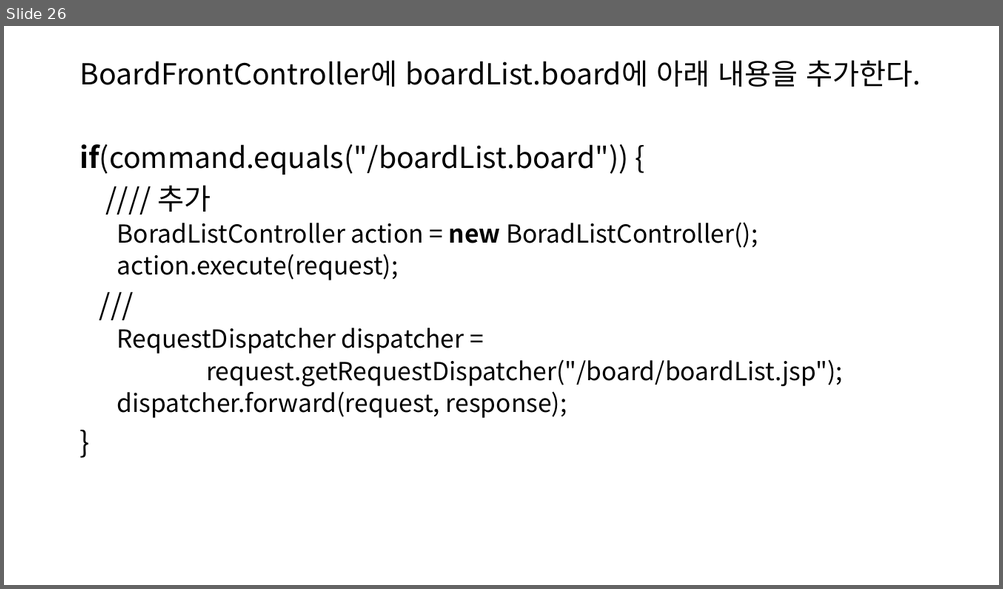
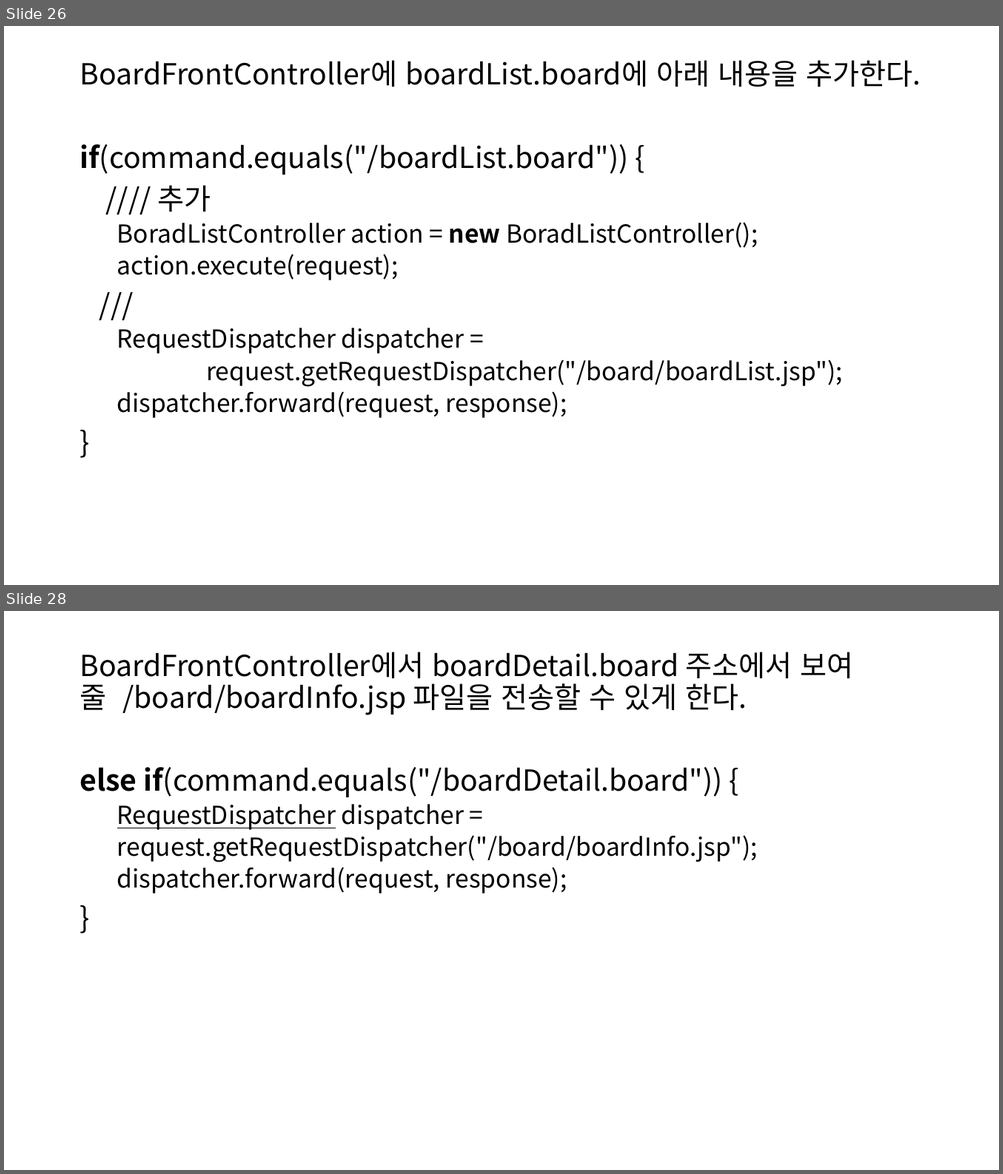
Before and after one commit to SoongMoo/hkblockchain220914, a slide deck: WEB/JSP/board.pptx. Shown one above the other, each under a label of ours: slide 26 before the commit, slides 26 and 28 after it; the slides between them are not shown. The pictures are 1003x589 and 1003x1174 pixels, drawn with LibreOffice and Linux fonts; fonts in the diff are those of the drawing. Boxes give left, top, right and bottom in pixels: in the first picture for what was removed or moved away, otherwise in the second. Text is boxed around its words. In the diff, an @@ line names an element or a change of style, - is before the commit and + after.

```diff
--- a/WEB/JSP/board.pptx
+++ b/WEB/JSP/board.pptx
@@ slide 28 added at [4, 611, 999, 1170], background #FFFFFF @@
@@ text added at [79, 652, 853, 894], 28 pt, text #000000 @@
+BoardFrontController에서 boardDetail.board 주소에서 보여줄 /board/boardInfo.jsp 파일을 전송할 수 있게 한다.
+else if(command.equals("/boardDetail.board")) {
+  RequestDispatcher dispatcher =
+  request.getRequestDispatcher("/board/boardInfo.jsp");
+  dispatcher.forward(request, response);
+}
```
Also in this commit, not shown: 1 slide changed, 19 other slides added.
